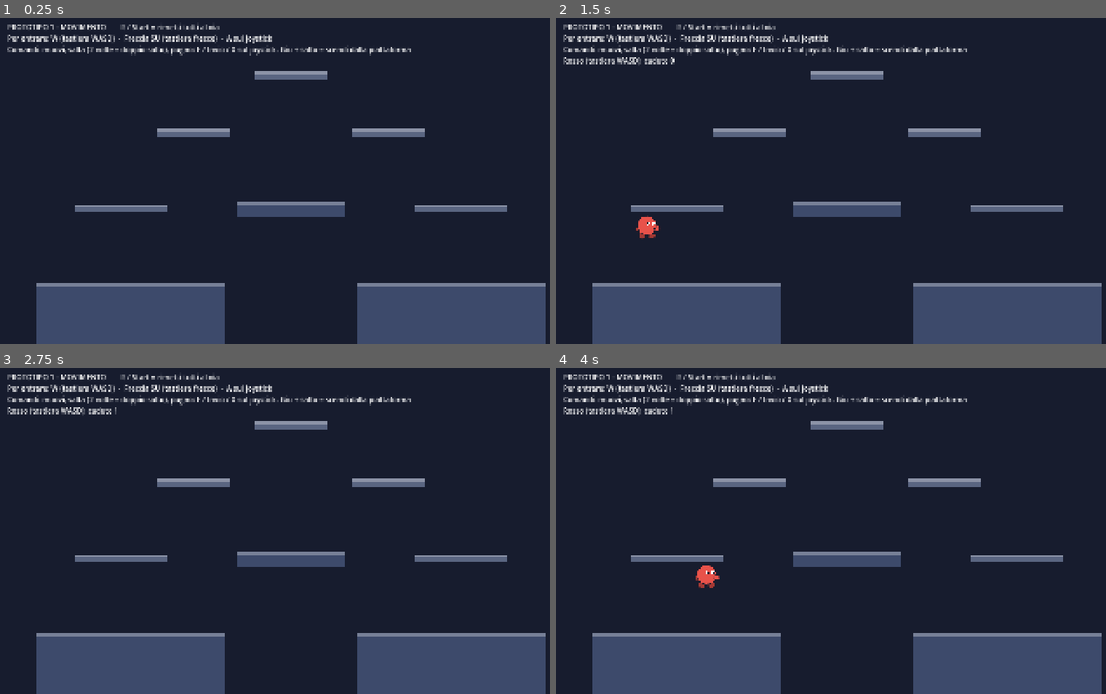
Above: before the commit, frames 1-4 (two rows, left to right).
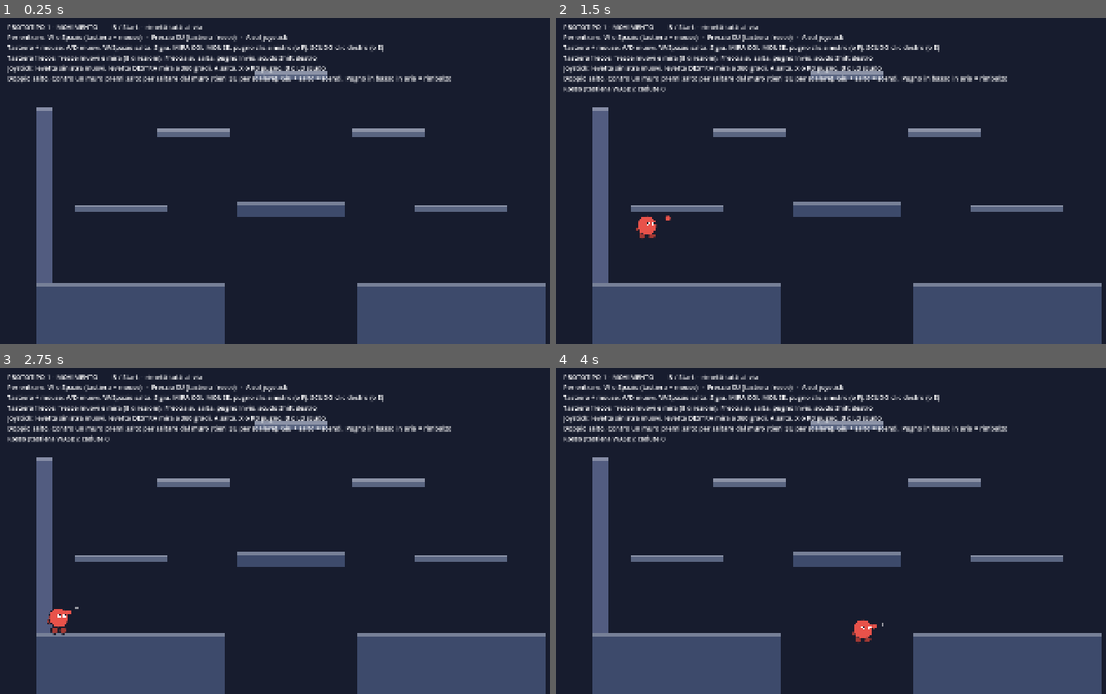
Above: after the commit, the same moments.

Repository: Kev2035/brothers-game
Game: Godot game, scene res://src/core/main.tscn
Same seed, same stepped clock (60 frames per second), same inputs: the game is played once before the commit and once after it.
Inputs (mouse positions are in pixels of both pictures, inside the frame that each line leads up to):
- Up to frame 1 (0.25 s): no input
- Up to frame 2 (1.5 s): tap Enter at 0.5 s; move the mouse to (974, 164) at 0.52 s; hold D from 0.53 s (still down); tap E at 0.6 s; click (974, 164) at 0.67 s; tap Space at 0.77, 1.25 s; tap Shift at 0.8, 1.35 s; move the mouse to (732, 197) at 1.27 s; click (732, 197) at 1.42 s
- Up to frame 3 (2.75 s): tap W (p0_jump) at 1.52 s; tap E at 1.55, 2.1 s; move the mouse to (346, 459) at 2.02 s; release D at 2.03 s; hold A (p0_left) from 2.03 s (still down); click (346, 459) at 2.17 s; tap Shift at 2.3 s
- Up to frame 4 (4 s): move the mouse to (820, 596) at 2.77 s; release A (p0_left) at 2.78 s; hold D from 2.78 s (still down); tap Shift at 2.85, 3.8 s; click (820, 596) at 2.92 s; tap W (p0_jump) at 3.02, 3.77 s; tap E at 3.05 s; move the mouse to (1023, 579) at 3.52 s; tap Space at 3.6 s; click (1023, 579) at 3.67 s

The runs differ from the first frame. In frame 1, 6.1% of the frame differs, in the area x 1-83%, y 2-82%; in frame 2, 6.5%; in frame 3, 6.7%; in frame 4, 6.9%, in the area x 1-83%, y 2-84%.

Commit message:
Tappa 1 approvata: pugno con mira a 360°, scudo e salto dai muri
- Pugno istantaneo e martellabile (~9 al secondo) nella direzione di mira
- Mira: mouse (tastiera WASD), levetta destra (joystick), 8 direzioni (frecce)
- Pugno in basso in aria: rimbalzo sopra l'avversario
- Scudo ad arco che si restringe e para solo i colpi frontali
- Salto dai muri ripetibile, scalata faticosa tenendo SU
- Arena di prova: muro da scalare e pozzo con pareti
- STATO.md e CLAUDE.md: decisioni per la tappa 2 (vita, prime 3 armi,
  partita infinita con lobby e statistiche)

Co-Authored-By: Claude Opus 5.5 <noreply@anthropic.com>

Diff:
--- a/src/arenas/test_arena/test_arena.tscn
+++ b/src/arenas/test_arena/test_arena.tscn
@@ -17,12 +17,18 @@
 [node name="GroundLeft" type="StaticBody2D" parent="Platforms"]
 position = Vector2(120, 880)
 script = ExtResource("2_platform")
-size = Vector2(620, 200)
+size = Vector2(620, 420)
 
 [node name="GroundRight" type="StaticBody2D" parent="Platforms"]
 position = Vector2(1180, 880)
 script = ExtResource("2_platform")
-size = Vector2(620, 200)
+size = Vector2(620, 420)
+
+[node name="WallLeft" type="StaticBody2D" parent="Platforms"]
+position = Vector2(120, 300)
+script = ExtResource("2_platform")
+size = Vector2(50, 580)
+color = Color(0.32, 0.36, 0.5, 1)
 
 [node name="MiddleBlock" type="StaticBody2D" parent="Platforms"]
 position = Vector2(780, 610)
--- a/src/core/input_setup.gd
+++ b/src/core/input_setup.gd
@@ -5,10 +5,10 @@
 ## Così il codice del personaggio legge solo "il mio salto", senza sapere
 ## se arriva dalla tastiera o da un joystick. Funziona per N giocatori.
 
-const ACTIONS: Array[String] = ["left", "right", "up", "down", "jump", "attack"]
+const ACTIONS: Array[String] = ["left", "right", "up", "down", "jump", "attack", "shield"]
 
 ## Tipi di dispositivo con cui un giocatore può entrare in partita.
-const KEYBOARD_A := "kb_a" # W A S D + Spazio/F
+const KEYBOARD_A := "kb_a" # W A S D + Spazio, mira col mouse, pugno clic sinistro / F
 const KEYBOARD_B := "kb_b" # frecce + Invio
 const JOYPAD := "joy"
 
@@ -33,6 +33,9 @@
 			_key(slot, "jump", KEY_W)
 			_key(slot, "jump", KEY_SPACE)
 			_key(slot, "attack", KEY_F)
+			_mouse(slot, "attack", MOUSE_BUTTON_LEFT)
+			_key(slot, "shield", KEY_E)
+			_mouse(slot, "shield", MOUSE_BUTTON_RIGHT)
 		KEYBOARD_B:
 			_key(slot, "left", KEY_LEFT)
 			_key(slot, "right", KEY_RIGHT)
@@ -41,6 +44,8 @@
 			_key(slot, "jump", KEY_UP)
 			_key(slot, "attack", KEY_ENTER)
 			_key(slot, "attack", KEY_KP_0)
+			_key(slot, "shield", KEY_SHIFT, KEY_LOCATION_RIGHT) # solo lo Shift destro
+			_key(slot, "shield", KEY_KP_1)
 		JOYPAD:
 			_axis(slot, "left", device, JOY_AXIS_LEFT_X, -1.0)
 			_axis(slot, "right", device, JOY_AXIS_LEFT_X, 1.0)
@@ -53,13 +58,34 @@
 			_button(slot, "jump", device, JOY_BUTTON_A)
 			_button(slot, "attack", device, JOY_BUTTON_X)
 			_button(slot, "attack", device, JOY_BUTTON_RIGHT_SHOULDER)
+			_button(slot, "shield", device, JOY_BUTTON_LEFT_SHOULDER)
+			_button(slot, "shield", device, JOY_BUTTON_B)
 
 
-static func _key(slot: int, a: String, physical: Key) -> void:
+static func _key(slot: int, a: String, physical: Key, location := KEY_LOCATION_UNSPECIFIED) -> void:
 	var e := InputEventKey.new()
 	e.physical_keycode = physical # tasto fisico: stessa posizione su ogni layout
+	e.location = location
 	e.device = -1
 	InputMap.action_add_event(action(slot, a), e)
+
+
+static func _mouse(slot: int, a: String, button: MouseButton) -> void:
+	var e := InputEventMouseButton.new()
+	e.button_index = button
+	e.device = -1
+	InputMap.action_add_event(action(slot, a), e)
+
+
+## Come mira ogni tipo di dispositivo (vedi Player.aim_mode).
+static func aim_mode_for(kind: String) -> String:
+	match kind:
+		KEYBOARD_A:
+			return "mouse"
+		JOYPAD:
+			return "stick"
+		_:
+			return "keys"
 
 
 static func _button(slot: int, a: String, device: int, button: JoyButton) -> void:
--- a/src/core/main.gd
+++ b/src/core/main.gd
@@ -58,6 +58,8 @@
 	var p: Player = PLAYER_SCENE.instantiate()
 	p.slot = slot
 	p.color = COLORS[slot]
+	p.aim_mode = InputSetup.aim_mode_for(kind)
+	p.device = device
 	p.death_y = arena.death_y
 	p.side_limits = arena.side_limits
 	add_child(p)
@@ -102,8 +104,11 @@
 	var lines: Array[String] = []
 	lines.append("PROTOTIPO 1 - MOVIMENTO        R / Start = rimetti tutti al via")
 	if players.size() < MAX_PLAYERS:
-		lines.append("Per entrare: W (tastiera WASD)  -  Freccia SU (tastiera frecce)  -  A sul joystick")
-	lines.append("Comandi: muovi, salta (2 volte = doppio salto), pugno: F / Invio / X sul joystick. Giu + salto = scendi dalla piattaforma")
+		lines.append("Per entrare: W o Spazio (tastiera + mouse)  -  Freccia SU (tastiera frecce)  -  A sul joystick")
+	lines.append("Tastiera + mouse: A/D muovi, W/Spazio salta, S giu, MIRA COL MOUSE, pugno clic sinistro (o F), SCUDO clic destro (o E)")
+	lines.append("Tastiera frecce: frecce muovi e mira (8 direzioni), Freccia su salta, pugno Invio, scudo Shift destro")
+	lines.append("Joystick: levetta sinistra muovi, levetta DESTRA mira a 360 gradi, A salta, X o RB pugno, B o LB scudo")
+	lines.append("Doppio salto. Contro un muro premi salto per saltare dal muro (tieni SU per scalare). Giu + salto = scendi. Pugno in basso in aria = rimbalzo")
 	for i in players.size():
 		lines.append("%s (%s): cadute %d" % [COLOR_NAMES[i], device_names[i], falls[i]])
 	hud.text = "\n".join(lines)
--- a/src/core/main.tscn
+++ b/src/core/main.tscn
@@ -14,5 +14,5 @@
 offset_left = 24.0
 offset_top = 16.0
 offset_right = 1900.0
-offset_bottom = 260.0
-theme_override_font_sizes/font_size = 24
+offset_bottom = 300.0
+theme_override_font_sizes/font_size = 22
--- a/src/player/player.gd
+++ b/src/player/player.gd
@@ -1,6 +1,7 @@
 class_name Player
 extends CharacterBody2D
-## Personaggio del prototipo: movimento arcade veloce + pugno con contraccolpo.
+## Personaggio del prototipo: movimento arcade veloce, mira a 360° e pugno
+## nella direzione di mira, con contraccolpo.
 ## La grafica per ora è fatta di cerchi disegnati da Godot (corpo, mani, piedi).
 ## Tutti i numeri con @export si possono cambiare dall'Inspector di Godot
 ## mentre si prova, senza toccare il codice.
@@ -26,22 +27,53 @@
 @export var coyote_time := 0.1 ## puoi ancora saltare appena caduto dal bordo
 @export var jump_buffer := 0.12 ## premi un attimo prima di atterrare e salta lo stesso
 
+@export_group("Salto dai muri")
+@export var wall_jump_height := 150.0 ## salto dal muro senza SU: ti lanci via dal muro
+@export var wall_jump_push := 650.0 ## quanto ti spinge via dal muro
+@export var wall_climb_height := 130.0 ## tenendo SU (scalata): quanto sali a ogni salto...
+@export var wall_climb_push := 400.0 ## ...e quanto ti stacchi: più è alto, più la scalata è faticosa
+@export var wall_jump_lock := 0.18 ## secondi in cui non puoi subito tornare verso il muro
+@export var wall_detect := 6.0 ## distanza (pixel) entro cui sei "attaccato" al muro
+
+@export_group("Scudo")
+@export var shield_duration := 0.45 ## secondi prima che l'arco sparisca del tutto
+@export var shield_max_half_angle := 90.0 ## apertura iniziale: 90 = semicerchio
+@export var shield_radius := 64.0
+@export var shield_follows_aim := false ## true = lo scudo ruota mentre muovi la mira
+@export var block_pushback := 250.0 ## piccola spinta quando pari un colpo
+
+@export_group("Mira")
+@export var aim_deadzone := 0.35 ## levetta destra: sotto questo valore non mira
+
 @export_group("Pugno e contraccolpo")
+@export var punch_cooldown := 0.11 ## tempo minimo tra due pugni (0.11 = circa 9 pugni al secondo)
+@export var punch_out_time := 0.035 ## quanto ci mette la mano ad andare avanti
+@export var punch_back_time := 0.07 ## quanto ci mette a tornare indietro
+@export var punch_buffer := 0.1 ## un pugno premuto troppo presto parte appena possibile
 @export var punch_range := 115.0
-@export var punch_cooldown := 0.35
-@export var knockback := Vector2(950, -520) ## spinta subita (orizzontale, verticale)
+@export var punch_cone_deg := 45.0 ## quanto può essere "storta" la mira e colpire lo stesso
+@export var knockback_power := 1000.0 ## spinta subita nella direzione del pugno
+@export var knockback_lift := 350.0 ## spinta extra verso l'alto (fa "volare" un po')
 @export var hitstun := 0.28 ## secondi in cui chi è colpito non controlla il personaggio
+@export var pogo_bounce := 1000.0 ## colpo verso il basso in aria: rimbalzi sopra l'avversario
+@export var pogo_refreshes_double_jump := true
 
 const LAYER_SOLID := 1
 const LAYER_ONE_WAY := 2
 const OUTLINE := Color("1b1b2b")
-
+const BODY := Vector2(0, -52) ## centro del corpo rispetto ai piedi
+const BODY_RADIUS := 32.0
+
+## Modi di mirare: "mouse" (tastiera+mouse), "stick" (joystick), "keys" (frecce).
+var aim_mode := "keys"
+var device := -1
 var slot := 0
 var color := Color.WHITE
 var alive := true
 var death_y := 1250.0
 var side_limits := Vector2(-300, 2220)
 var facing := 1.0
+var aim := Vector2.RIGHT ## direzione di mira (lunghezza 1)
 
 var _gravity := 0.0
 var _jump_velocity := 0.0
@@ -53,12 +85,19 @@
 var _drop_timer := 0.0
 var _hitstun_timer := 0.0
 var _punch_cd := 0.0
-var _punch_anim := 0.0
+var _punch_queued := 0.0
+var _punch_t := -1.0 ## tempo dall'inizio del pugno (-1 = nessun pugno in corso)
+var _punch_dir := Vector2.RIGHT
 var _flash := 0.0
 var _run_phase := 0.0
 var _squash := 0.0
 var _was_on_floor := false
 var _on_one_way := false
+var _free_aim := false ## true se la mira arriva da mouse o levetta destra
+var _wall_lock := 0.0
+var _shield_t := -1.0 ## tempo da quando hai alzato lo scudo (-1 = niente scudo)
+var _shield_dir := Vector2.RIGHT
+var _shield_flash := 0.0
 
 
 func _ready() -> void:
@@ -100,14 +139,27 @@
 		set_collision_mask_value(LAYER_ONE_WAY, false)
 		position.y += 2.0
 
-	# Salto da terra (con coyote time e buffer) oppure doppio salto in aria.
+	# Salto, in ordine di priorità: da terra (con coyote time e buffer),
+	# poi dal muro, poi doppio salto in aria.
+	var jump_now := not stunned and Input.is_action_just_pressed(act("jump"))
+	var wall_side := 0 if on_floor else _wall_side()
 	if _buffer > 0.0 and _coyote > 0.0:
 		velocity.y = -_jump_velocity
 		_buffer = 0.0
 		_coyote = 0.0
 		_jump_held_cut = true
 		_squash = -0.6
-	elif not stunned and Input.is_action_just_pressed(act("jump")) and _coyote <= 0.0 and _air_jumps > 0 and _drop_timer <= 0.0:
+	elif jump_now and _coyote <= 0.0 and wall_side != 0:
+		var climbing := Input.is_action_pressed(act("up"))
+		var h := wall_climb_height if climbing else wall_jump_height
+		velocity.y = -sqrt(2.0 * _gravity * h)
+		velocity.x = -float(wall_side) * (wall_climb_push if climbing else wall_jump_push)
+		_wall_lock = wall_jump_lock
+		facing = -float(wall_side)
+		_buffer = 0.0
+		_jump_held_cut = false # dal muro il salto ha sempre la stessa altezza, anche toccando appena il tasto
+		_squash = -0.5
+	elif jump_now and _coyote <= 0.0 and _air_jumps > 0 and _drop_timer <= 0.0:
 		velocity.y = -_double_jump_velocity
 		_air_jumps -= 1
 		_buffer = 0.0
@@ -134,15 +186,36 @@
 	var accel: float
 	if stunned:
 		accel = 900.0 # durante il contraccolpo si scivola indietro
+	elif _wall_lock > 0.0:
+		accel = 1200.0 # appena saltato dal muro: poco controllo, vieni spinto via
 	elif on_floor:
 		accel = ground_accel if absf(input_x) > 0.01 else ground_decel
 	else:
 		accel = air_accel if absf(input_x) > 0.01 else air_decel
 	velocity.x = move_toward(velocity.x, input_x * run_speed, accel * delta)
-	if absf(input_x) > 0.01:
+
+	# Mira e verso in cui guarda il personaggio.
+	_update_aim()
+	if _free_aim and absf(aim.x) > 0.1:
+		facing = signf(aim.x) # con mouse o levetta destra guardi dove miri
+	elif absf(input_x) > 0.01 and not stunned:
 		facing = signf(input_x)
-
-	if not stunned and Input.is_action_just_pressed(act("attack")) and _punch_cd <= 0.0:
+	if not _free_aim and absf(aim.y) < 0.01:
+		aim = Vector2(facing, 0.0)
+
+	# Scudo: ogni pressione lo rigenera, nella direzione in cui stai mirando.
+	if not stunned and Input.is_action_just_pressed(act("shield")):
+		_shield_t = 0.0
+		_shield_dir = aim
+		_punch_queued = 0.0
+	if shield_follows_aim and is_shielding():
+		_shield_dir = aim
+
+	# Pugno: si può "martellare" il tasto, i pugni partono appena possibile.
+	# O scudo o attacco: con lo scudo alzato non si colpisce.
+	if not stunned and not is_shielding() and Input.is_action_just_pressed(act("attack")):
+		_punch_queued = punch_buffer
+	if _punch_queued > 0.0 and _punch_cd <= 0.0 and not stunned and not is_shielding():
 		_punch()
 
 	move_and_slide()
@@ -157,6 +230,31 @@
 
 	if global_position.y > death_y or global_position.x < side_limits.x or global_position.x > side_limits.y:
 		_die()
+
+
+## Calcola la direzione di mira a seconda del dispositivo.
+func _update_aim() -> void:
+	var dir := Vector2.ZERO
+	_free_aim = false
+	match aim_mode:
+		"mouse":
+			dir = get_global_mouse_position() - (global_position + BODY)
+			_free_aim = dir.length() > 1.0
+		"stick":
+			var right_stick := Vector2(Input.get_joy_axis(device, JOY_AXIS_RIGHT_X), Input.get_joy_axis(device, JOY_AXIS_RIGHT_Y))
+			if right_stick.length() > aim_deadzone:
+				dir = right_stick
+				_free_aim = true
+			else:
+				var left_stick := Input.get_vector(act("left"), act("right"), act("up"), act("down"))
+				if left_stick.length() > 0.5:
+					dir = left_stick
+		_:
+			dir = Input.get_vector(act("left"), act("right"), act("up"), act("down"))
+	if dir.length() > 0.1:
+		aim = dir.normalized()
+	else:
+		aim = Vector2(facing, 0.0)
 
 
 func _tick_timers(delta: float) -> void:
@@ -164,13 +262,43 @@
 	_buffer -= delta
 	_hitstun_timer -= delta
 	_punch_cd -= delta
-	_punch_anim = maxf(_punch_anim - delta, 0.0)
+	_punch_queued -= delta
+	if _punch_t >= 0.0:
+		_punch_t += delta
+		if _punch_t > punch_out_time + punch_back_time:
+			_punch_t = -1.0
+	_wall_lock -= delta
+	if _shield_t >= 0.0:
+		_shield_t += delta
+		if _shield_t > shield_duration:
+			_shield_t = -1.0
+	_shield_flash = maxf(_shield_flash - delta, 0.0)
 	_flash = maxf(_flash - delta, 0.0)
 	_squash = move_toward(_squash, 0.0, delta * 6.0)
 	if _drop_timer > 0.0:
 		_drop_timer -= delta
 		if _drop_timer <= 0.0:
 			set_collision_mask_value(LAYER_ONE_WAY, true)
+
+
+## C'è un muro attaccato a me? -1 = a sinistra, 1 = a destra, 0 = nessuno.
+func _wall_side() -> int:
+	if test_move(global_transform, Vector2(-wall_detect, 0.0)):
+		return -1
+	if test_move(global_transform, Vector2(wall_detect, 0.0)):
+		return 1
+	return 0
+
+
+func is_shielding() -> bool:
+	return _shield_t >= 0.0
+
+
+## Apertura attuale dello scudo (metà dell'arco, in gradi): si restringe fino a 0.
+func shield_half_angle() -> float:
+	if not is_shielding():
+		return 0.0
+	return shield_max_half_angle * (1.0 - _shield_t / shield_duration)
 
 
 func _read_floor() -> void:
@@ -182,25 +310,50 @@
 			_on_one_way = true
 
 
+## Il colpo è istantaneo nel momento in cui premi: l'animazione è solo grafica.
 func _punch() -> void:
 	_punch_cd = punch_cooldown
-	_punch_anim = 0.12
+	_punch_queued = 0.0
+	_punch_t = 0.0
+	_punch_dir = aim
+	var center := global_position + BODY
+	var hit_someone := false
 	for node in get_tree().get_nodes_in_group("players"):
 		var p := node as Player
 		if p == null or p == self or not p.alive:
 			continue
-		var d := p.global_position - global_position
-		if absf(d.y) < 90.0 and d.x * facing > -15.0 and absf(d.x) < punch_range:
-			p.take_hit(facing)
-
-
-## Chiamato da chi ti colpisce: spinta indietro e un attimo senza controllo.
-func take_hit(direction: float) -> void:
-	velocity = Vector2(direction * knockback.x, knockback.y)
+		var d := (p.global_position + BODY) - center
+		var in_reach := d.length() < punch_range + BODY_RADIUS
+		var in_cone := absf(rad_to_deg(aim.angle_to(d))) < punch_cone_deg
+		if in_reach and (in_cone or d.length() < BODY_RADIUS * 1.5):
+			if p.take_hit(aim, center):
+				hit_someone = true
+	# Pugno verso il basso in aria che colpisce: rimbalzi sopra l'avversario.
+	if hit_someone and aim.y > 0.6 and not is_on_floor():
+		velocity.y = -pogo_bounce
+		if pogo_refreshes_double_jump:
+			_air_jumps = max_air_jumps
+
+
+## Chiamato da chi ti colpisce. from_pos = da dove arriva il colpo.
+## Se lo scudo copre quella direzione il colpo è parato (ritorna false),
+## altrimenti spinta nella direzione del colpo e un attimo senza controllo (ritorna true).
+## Servirà uguale per i proiettili: from_pos sarà il punto da cui arriva la pallottola.
+func take_hit(direction: Vector2, from_pos: Vector2) -> bool:
+	if is_shielding():
+		var incoming := from_pos - (global_position + BODY)
+		if absf(rad_to_deg(_shield_dir.angle_to(incoming))) <= shield_half_angle():
+			_shield_flash = 0.12
+			velocity += direction * block_pushback
+			return false
+	velocity = direction * knockback_power + Vector2(0.0, -knockback_lift)
 	_hitstun_timer = hitstun
 	_flash = 0.12
 	_jump_held_cut = false
-	facing = -direction
+	_shield_t = -1.0 # se ti colpiscono, lo scudo cade
+	if absf(direction.x) > 0.1:
+		facing = -signf(direction.x)
+	return true
 
 
 func _die() -> void:
@@ -217,10 +370,23 @@
 	velocity = Vector2.ZERO
 	_hitstun_timer = 0.0
 	_drop_timer = 0.0
+	_punch_t = -1.0
+	_shield_t = -1.0
+	_wall_lock = 0.0
 	set_collision_mask_value(LAYER_ONE_WAY, true)
 	alive = true
 	visible = true
 	set_physics_process(true)
+
+
+## Quanto è allungata la mano (0 = a riposo, 1 = tutta fuori).
+func _punch_extension() -> float:
+	if _punch_t < 0.0:
+		return 0.0
+	if _punch_t < punch_out_time:
+		return _punch_t / punch_out_time
+	var back := (_punch_t - punch_out_time) / punch_back_time
+	return 1.0 - ease(clampf(back, 0.0, 1.0), 0.5)
 
 
 # ---------------------------------------------------------------------------
@@ -234,13 +400,13 @@
 
 	var col := Color.WHITE if _flash > 0.0 else color
 	var dark := col.darkened(0.3)
-	var body := Vector2(0, -52)
 	var grounded := is_on_floor()
 	var running := grounded and absf(velocity.x) > 40.0
 	var bob := sin(_run_phase * 2.0) * 3.0 if running else 0.0
+	var body := BODY + Vector2(0, bob)
 
 	# Mano dietro
-	_ball(body + Vector2(-facing * 30.0, 12.0 + bob), 9.0, dark)
+	_ball(body + Vector2(-facing * 30.0, 12.0), 9.0, dark)
 
 	# Piedi
 	for i in 2:
@@ -255,17 +421,30 @@
 		_ball(f, 11.0, dark)
 
 	# Corpo
-	_ball(body + Vector2(0, bob), 32.0, col)
-
-	# Occhi (guardano dove sei girato)
+	_ball(body, BODY_RADIUS, col)
+
+	# Occhi (guardano verso la mira)
 	for e in [-1.0, 1.0]:
-		var eye: Vector2 = body + Vector2(facing * 11.0 + e * 9.0, -6.0 + bob)
+		var eye: Vector2 = body + Vector2(facing * 11.0 + e * 9.0, -6.0)
 		draw_circle(eye, 6.0, Color.WHITE)
-		draw_circle(eye + Vector2(facing * 2.0, 0.0), 3.0, OUTLINE)
-
-	# Mano davanti (si allunga quando tiri un pugno)
-	var reach := 34.0 + (50.0 if _punch_anim > 0.0 else 0.0)
-	_ball(body + Vector2(facing * reach, 10.0 + bob), 10.0 if _punch_anim > 0.0 else 9.0, col)
+		draw_circle(eye + aim * 2.5, 3.0, OUTLINE)
+
+	# Indicatore di mira (puntino davanti al personaggio)
+	var marker := Color(1, 1, 1, 0.55)
+	draw_circle(body + aim * 66.0, 5.0, marker)
+
+	# Mano davanti: a riposo sta nella direzione di mira, col pugno si allunga.
+	var ext := _punch_extension()
+	var dir := _punch_dir if _punch_t >= 0.0 else aim
+	var hand := body + dir * (38.0 + 55.0 * ext)
+	_ball(hand, 9.0 + 2.0 * ext, col)
+
+	# Scudo: arco davanti al personaggio che si chiude col passare del tempo.
+	if is_shielding():
+		var half := deg_to_rad(shield_half_angle())
+		var a := _shield_dir.angle()
+		var sc := Color.WHITE if _shield_flash > 0.0 else Color(0.55, 0.9, 1.0, 0.9)
+		draw_arc(body, shield_radius, a - half, a + half, 32, sc, 8.0, true)
 
 	draw_set_transform(Vector2.ZERO, 0.0, Vector2.ONE)
 
Not shown, changed: CLAUDE.md
Not shown, changed: STATO.md
